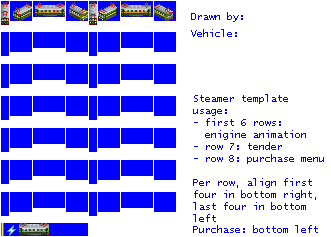
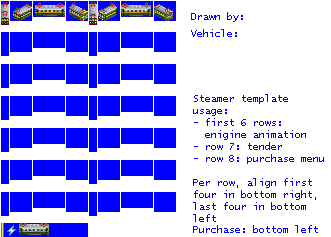
Comparing the layer stacks of the two 331 x 237 images. Changes:
painted on "empty.png" over [1, 236, 88, 237]
